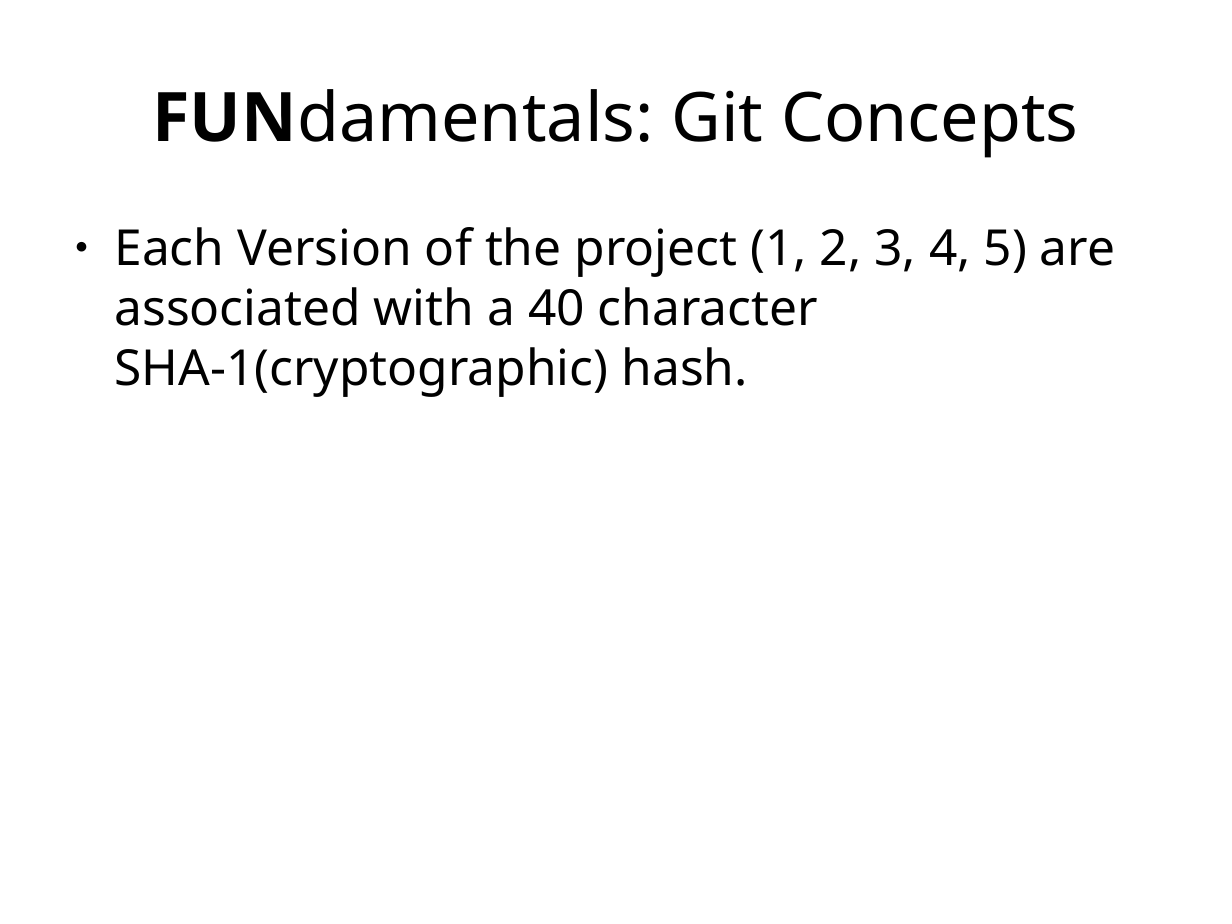
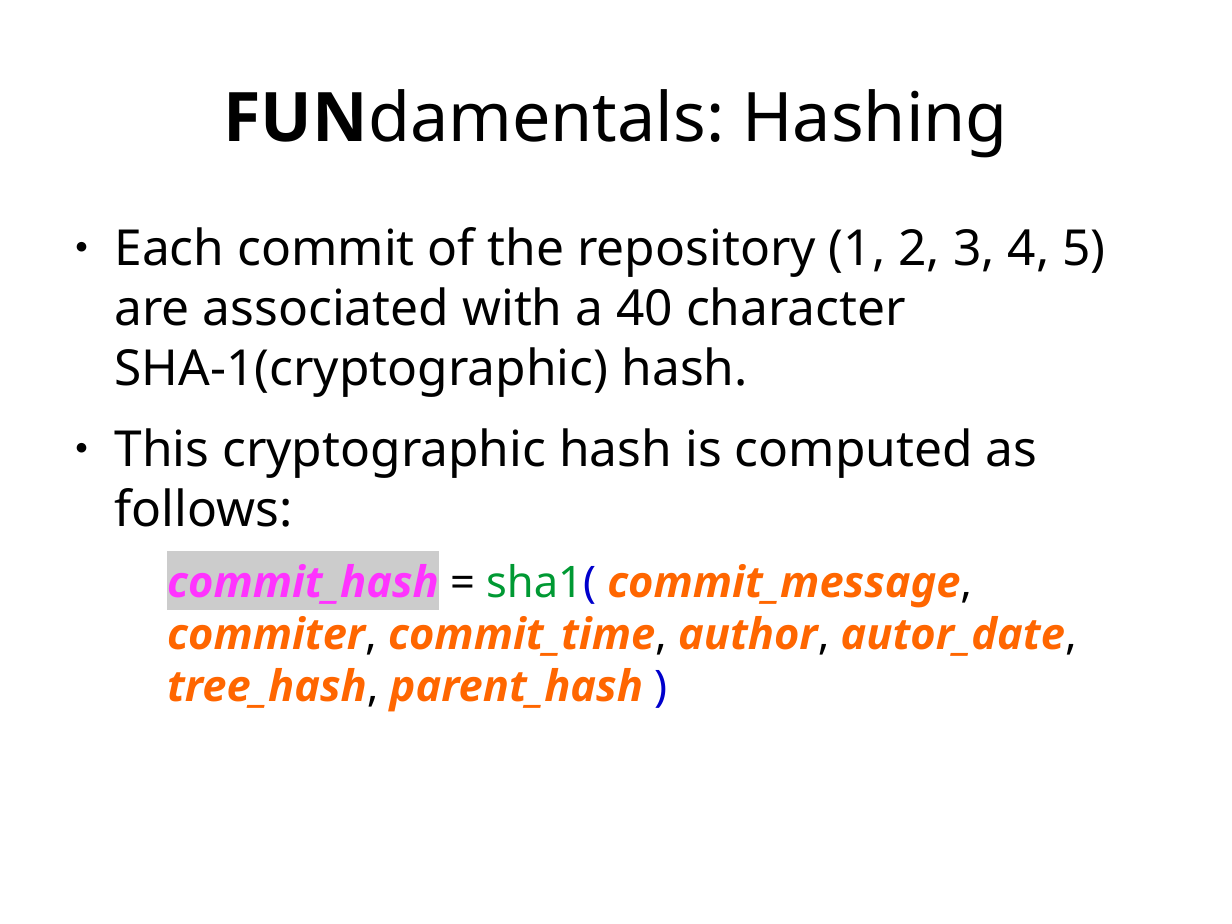
Before and after one commit to ethanwillis/git_presentation, a slide deck: slide 17 of git_presentation_slideshow.odp (slide 8 before the commit). Drawn at 1232x924 pixels with LibreOffice and Linux fonts; fonts in the diff are those of the drawing. Boxes give left, top, right and bottom in pixels: in the first picture for what was removed or moved away, otherwise in the second. Text is boxed around its words. In the diff, an @@ line names an element or a change of style, - is before the commit and + after.

Commit message:
Updated presenation with new slides about git fundamentals and a recap with terminology.
Added new images to the project as well for illustration purposes.

```diff
--- a/git_presentation_slideshow.odp
+++ b/git_presentation_slideshow.odp
@@ title at (223,89,1008,158): text changed @@
-FUNdamentals: Git Concepts
+FUNdamentals: Hashing
@@ text at (114,227,1105,712): text changed @@
-● Each Version of the project (1, 2, 3, 4, 5) are associated with a 40 character SHA-1(cryptographic) hash.
+● Each commit of the repository (1, 2, 3, 4, 5) are associated with a 40 character SHA-1(cryptographic) hash.
+● This cryptographic hash is computed as follows:
+  commit_hash = sha1( commit_message, commiter, commit_time, author, autor_date, tree_hash, parent_hash )
```
Also in this commit, not shown: 6 other slides changed, 17 slides added, 41 slides removed, 6 other files.
